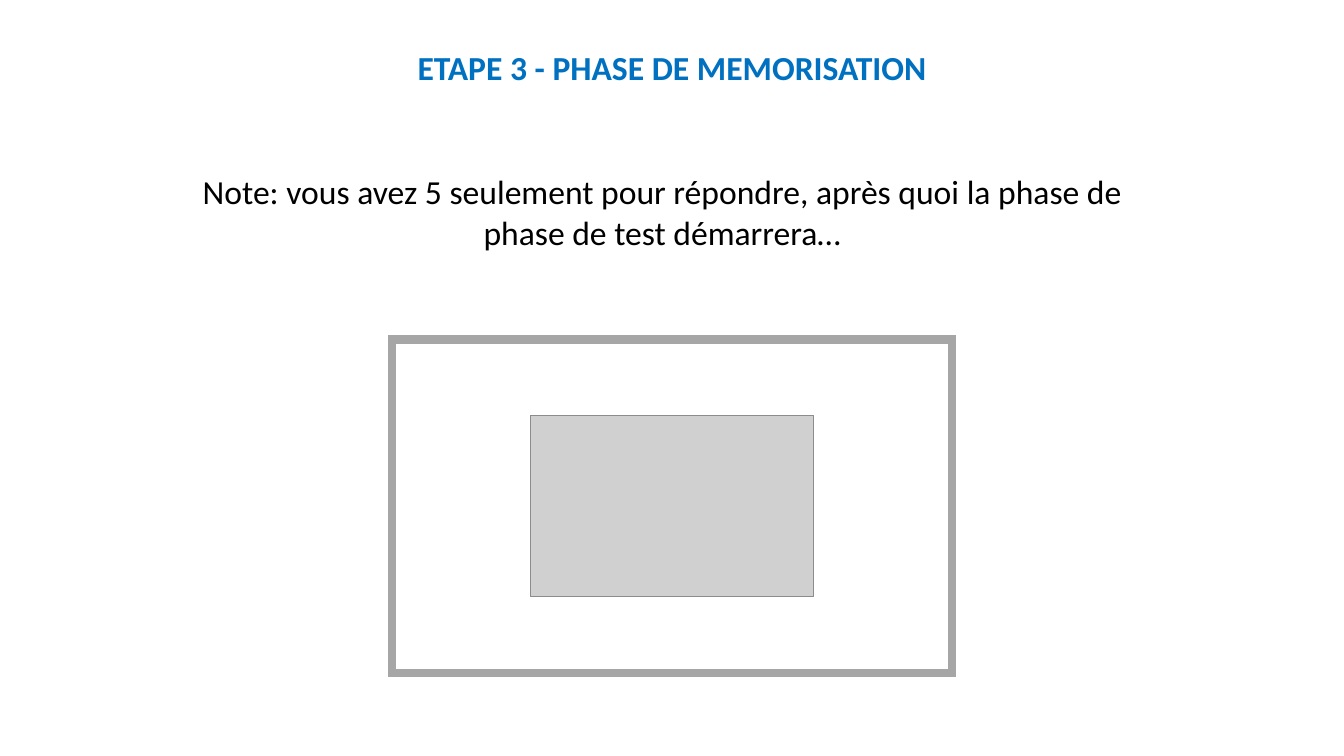
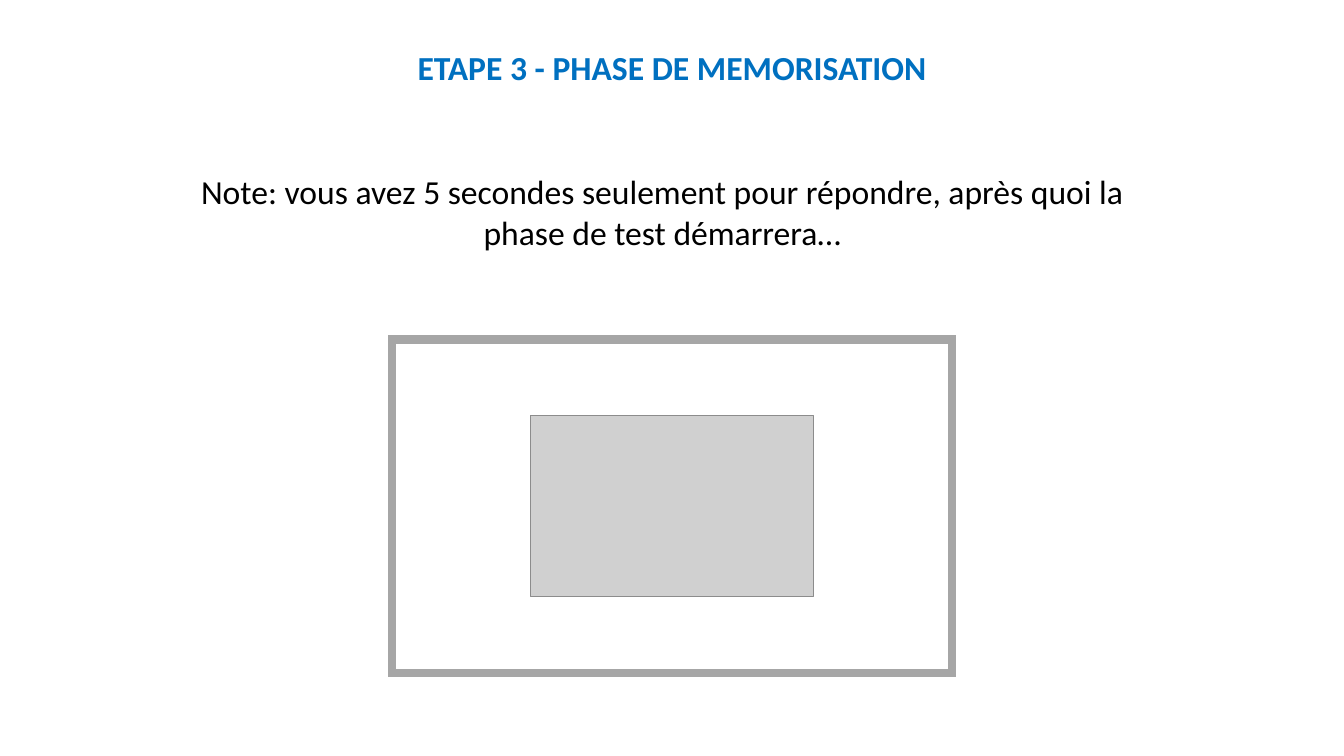
Before and after one commit to MBB-team/Online_Testing, a slide deck: slide 23 of src/Self_Efficacy/Stimuli/Instructions.pptx. Drawn at 1344x756 pixels with LibreOffice and Linux fonts; fonts in the diff are those of the drawing; grey boxes stand for pictures. Boxes give left, top, right and bottom in pixels: in the first picture for what was removed or moved away, otherwise in the second. Text is boxed around its words. In the diff, an @@ line names an element or a change of style, - is before the commit and + after.

```diff
--- a/src/Self_Efficacy/Stimuli/Instructions.pptx
+++ b/src/Self_Efficacy/Stimuli/Instructions.pptx
@@ text at box(201, 180, 1123, 251): text changed @@
-Note: vous avez 5 seulement pour répondre, après quoi la phase de phase de test démarrera…
+Note: vous avez 5 secondes seulement pour répondre, après quoi la phase de test démarrera…
```
Also in this commit, not shown: 5 other slides changed, 3 other files.
